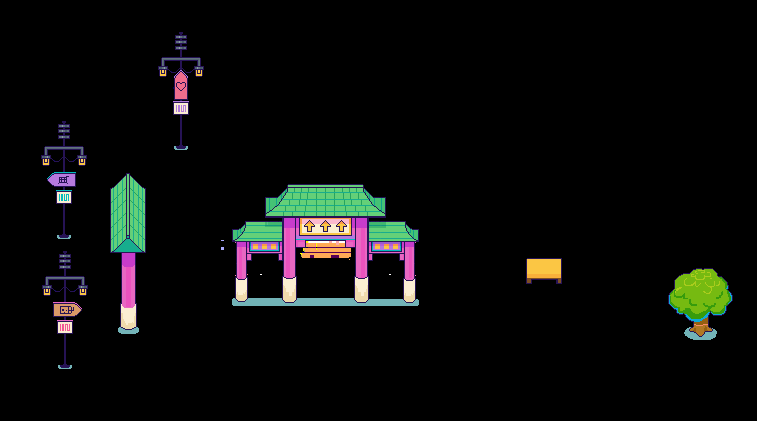
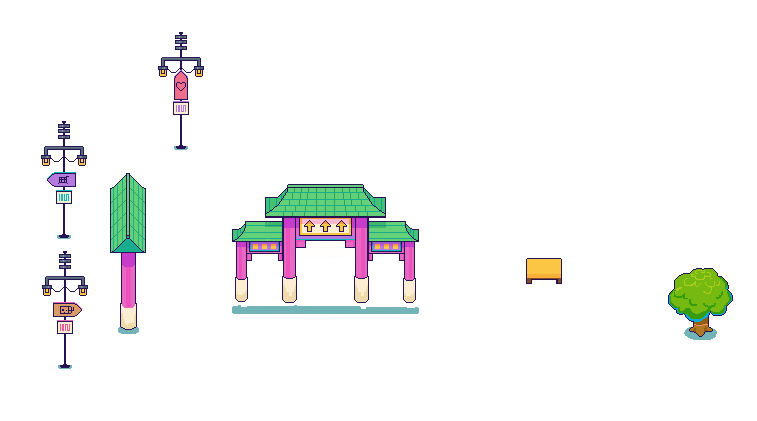
Two versions of the same layered image (757×421). Layer-by-layer changes:
painted on "图层 36" (2nd of 3) over [232, 297, 419, 314]
